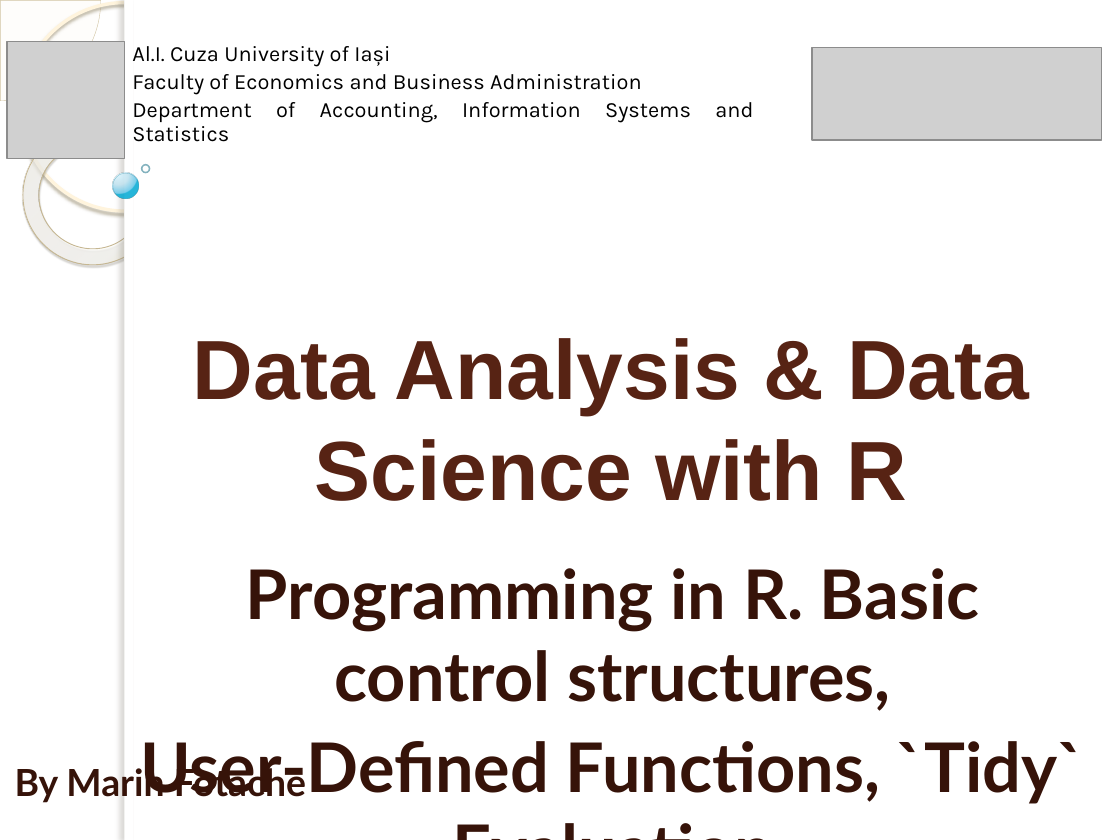
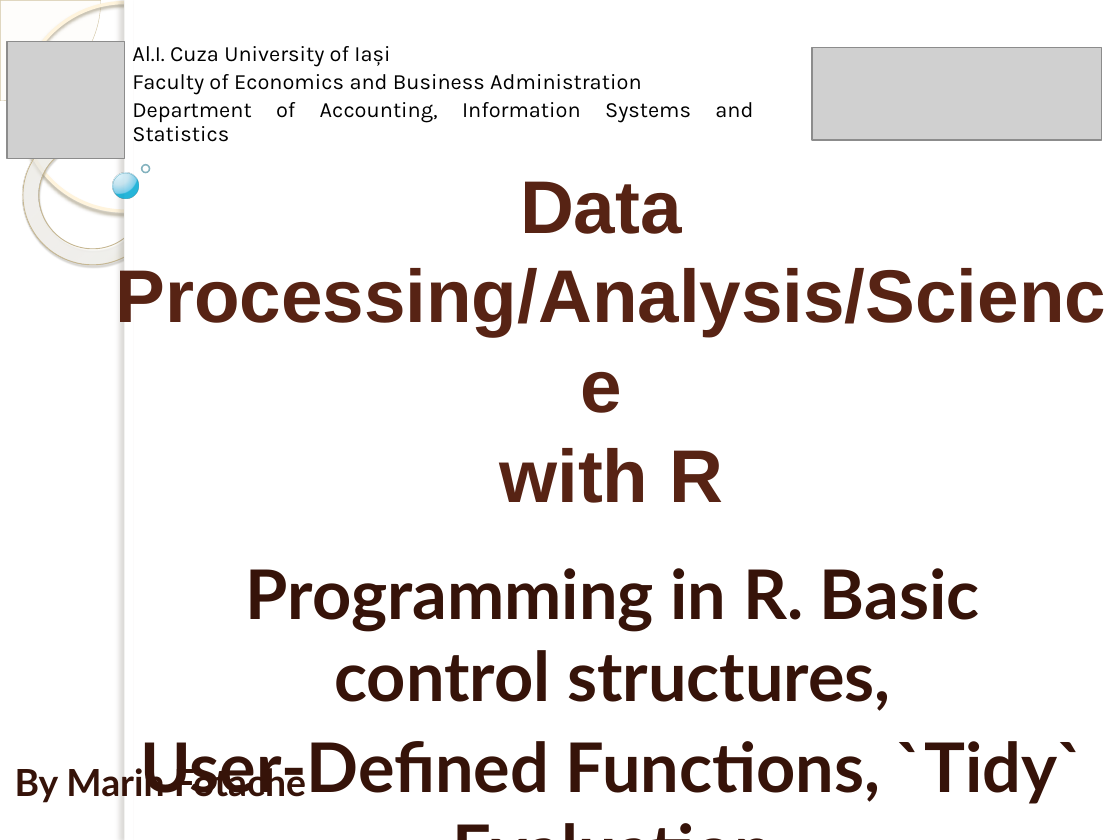
Before and after one commit to marinfotache/Data-Processing-Analysis-Science-with-R, a slide deck: slide 1 of 04 Basic Programming/04_Programming_UDFs_eval_tidyeval.pptx. Drawn at 1120x840 pixels with LibreOffice and Linux fonts; fonts in the diff are those of the drawing; grey boxes stand for pictures; background and template pictures are left out. Boxes give left, top, right and bottom in pixels: in the first picture for what was removed or moved away, otherwise in the second. Text is boxed around its words. In the diff, an @@ line names an element or a change of style, - is before the commit and + after.

```diff
--- a/04 Basic Programming/04_Programming_UDFs_eval_tidyeval.pptx
+++ b/04 Basic Programming/04_Programming_UDFs_eval_tidyeval.pptx
@@ title at bbox=[115, 181, 1106, 503]: text changed; size 54 to 48 pt @@
-Data Analysis & Data Science with R
+Data
+Processing/Analysis/Science
+with R
```
Also in this commit, not shown: 1 other file.
